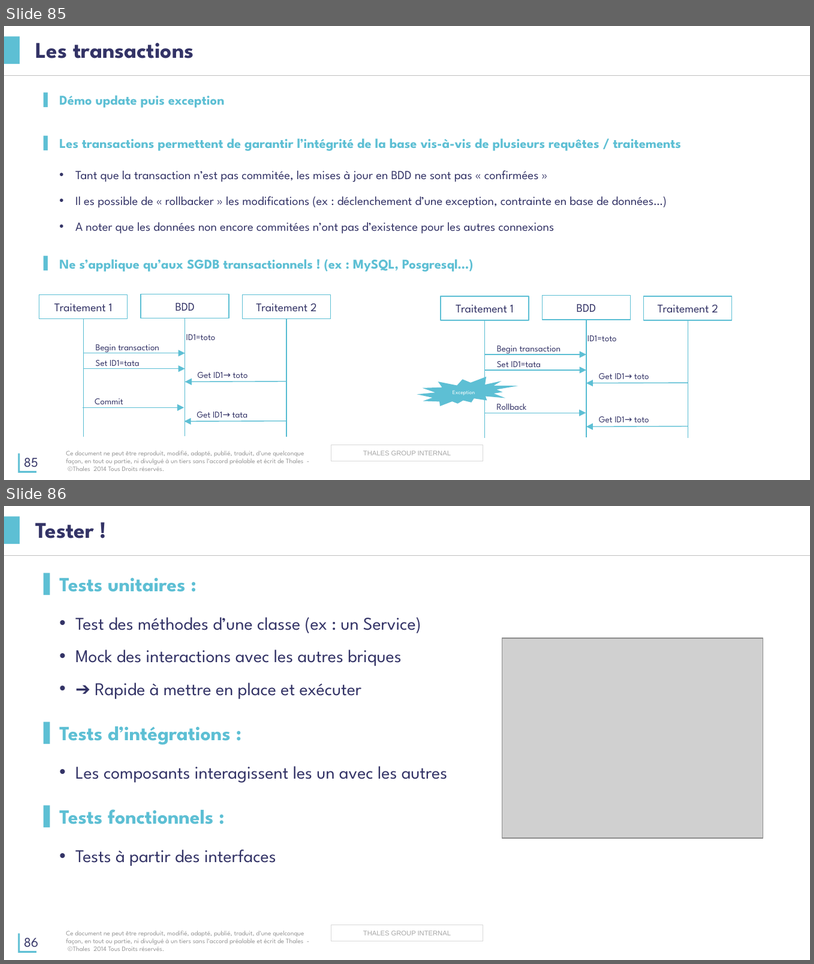
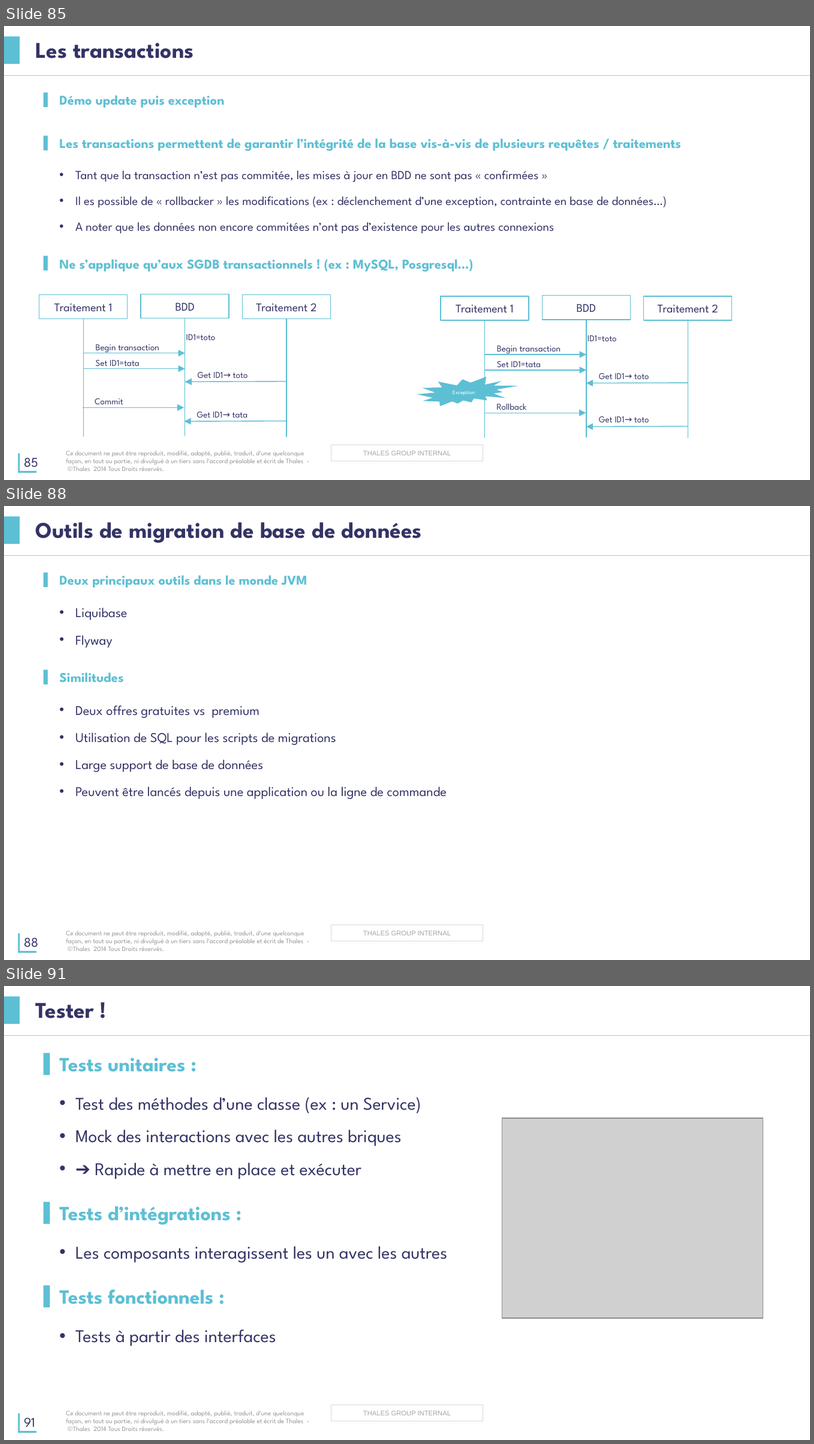
Before and after one commit to tsn-coding-dojo/java-spring-formation, a slide deck: présentation/Formation-Java.pptx. Shown one above the other, each under a label of ours: slides 85 and 86 before the commit, slides 85, 88 and 91 after it; the slides between them are not shown. The pictures are 814x964 and 814x1444 pixels, drawn with LibreOffice and Linux fonts; fonts in the diff are those of the drawing; grey boxes stand for pictures; background and template pictures are left out. Boxes give left, top, right and bottom in pixels: in the first picture for what was removed or moved away, otherwise in the second. Text is boxed around its words. In the diff, an @@ line names an element or a change of style, - is before the commit and + after.

Commit message:
doc: Add Slides for  Database migration tools

```diff
--- a/présentation/Formation-Java.pptx
+++ b/présentation/Formation-Java.pptx
@@ slide 88 added at (4, 506, 810, 960), background #FFFFFF; not listed: 6 template elements that a slide beside it also shows @@
@@ title added at (36, 522, 422, 543), 20 pt, text #333366, bold @@
+Outils de migration de base de données
@@ text added at (59, 575, 447, 799), 12 pt, text #333366 @@
+▌ Deux principaux outils dans le monde JVM
+  • Liquibase
+  • Flyway
+▌ Similitudes
+  • Deux offres gratuites vs premium
+  • Utilisation de SQL pour les scripts de migrations
+  • Large support de base de données
+  • Peuvent être lancés depuis une application ou la ligne de commande
@@ what was slide 86 is now slide 91 @@
@@ page number at (24, 1417, 35, 1426): text changed @@
-86
+91
```
Also in this commit, not shown: 4 other slides added.
